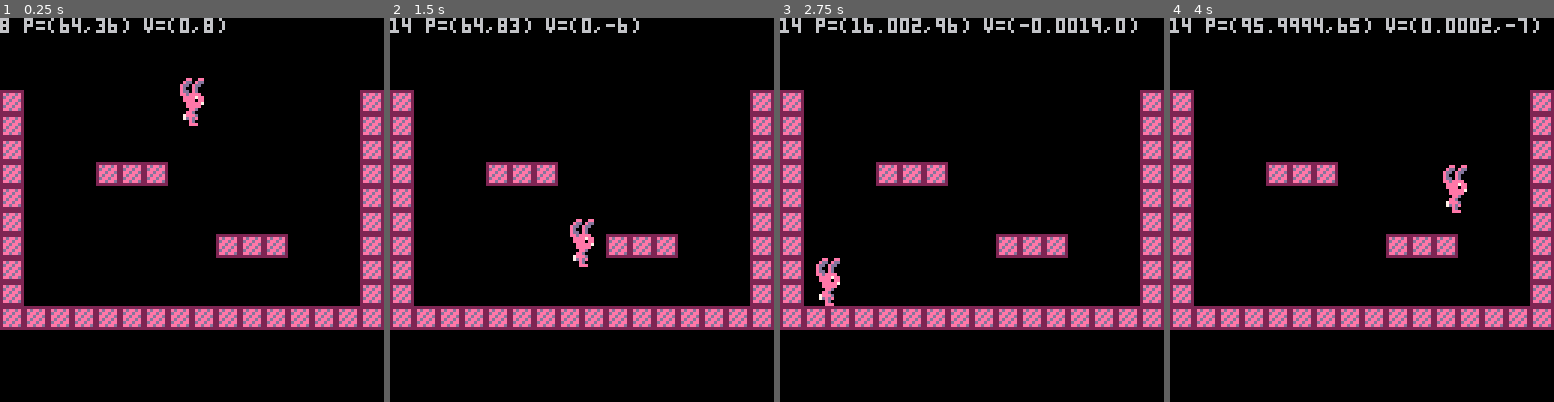
Above: before the commit, frames 1-4 (left to right).
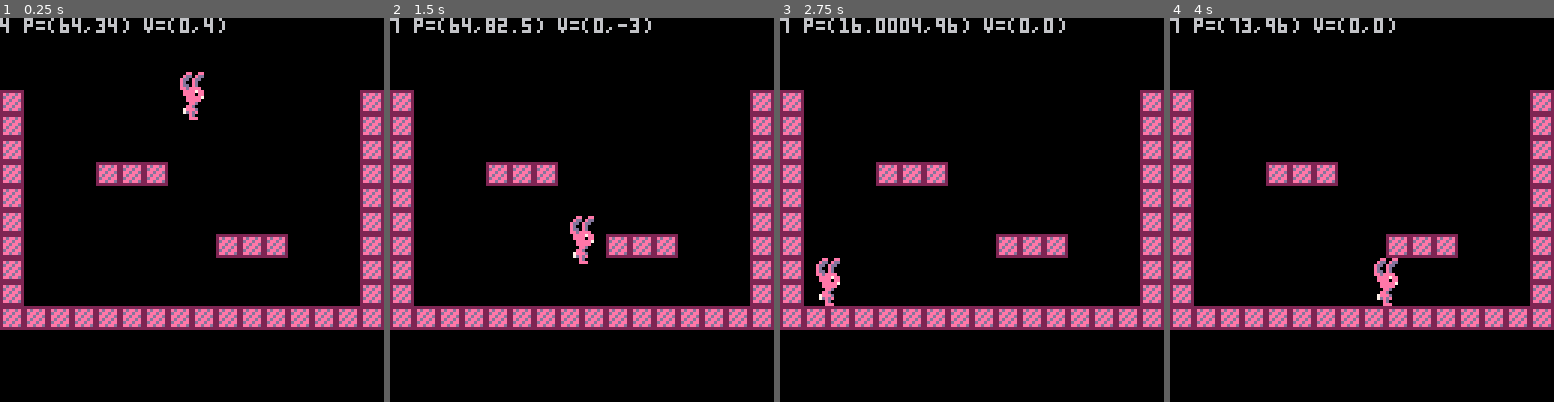
Above: after the commit, the same moments.

Repository: DeCarabas/pico_carts
Game: PICO-8 cartridge cb.p8
The game is run twice, just before and just after one commit, with the same random seed, the same clock (stepped at 60 frames per second) and the same inputs.
Inputs:
- Up to frame 1 (0.25 s): no input
- Up to frame 2 (1.5 s): tap O (Z key) at 0.33, 0.7, 1.43 s
- Up to frame 3 (2.75 s): hold Left 1.97-2.37 s; tap O (Z key) at 2.22 s
- Up to frame 4 (4 s): hold Right 2.87-3.53 s; tap O (Z key) at 3.1, 3.98 s

The runs differ from the first frame. In frame 1, 0.5% of the frame differs, in the area x 0-55%, y 0-29%; in frame 2, 1.3%; in frame 3, 1.1%; in frame 4, 2.4%, in the area x 0-97%, y 0-75%.

Commit message:
[cb] ....other collisions

Diff:
--- a/cb.p8
+++ b/cb.p8
@@ -35,7 +35,9 @@
   return sqrt(self.x*self.x+self.y*self.y)
 end
 function vec(x,y)
-  return setmetatable({x=x,y=y},vec2)
+  -- todo: if i don't end up using unpack here then
+  -- i can just remove that x,y thingy in there
+  return setmetatable({x,y,x=x,y=y},vec2)
 end
 
 local clock=0
@@ -49,26 +51,20 @@
 -- Physics constants, ala 2dengine.com
 -- TODO: obviously collapse for tokens
 local c_jump_height=32 -- in pixels
-local c_time_to_apex=8 -- in frames, not seconds!
+local c_time_to_apex=16 -- in frames, not seconds!
 local c_damping=1
 local c_gravity=2 * c_jump_height / (c_time_to_apex * c_time_to_apex)
 local c_jump_velocity=sqrt(2*c_jump_height*c_gravity)
 
-
-
-
 local dbg_max_mag=0
 
--- return a ground y if we hit one, otherwise nil
+-- todo: I feel like this should all be ... compressable.
+
 function find_ground(old_position,new_position,velocity)
-  -- scan in... direction....?
-  -- let's just scan down for now.
-  assert(velocity.y>0)
   local x,dx=old_position.x,velocity.x/velocity.y
 
-  -- iterate over the tiles in the y direction.
   for ty=old_position.y\8,new_position.y\8 do
-    for tx=(x-4)\8,(x+4)\8 do
+    for tx=(x-3)\8,(x+3)\8 do
       local tile=mget(tx,ty)
       if fget(tile,0) then
         return ty*8
@@ -78,7 +74,50 @@
   end
 end
 
-function _update()
+function find_ceiling(old_position,new_position,velocity)
+  local x,dx=old_position.x,velocity.x/velocity.y
+
+  for ty=(old_position.y-16)\8,(new_position.y-16)\8,-1 do
+    for tx=(x-3)\8,(x+3)\8 do
+      local tile=mget(tx,ty)
+      if fget(tile,0) then
+        return ty*8+8
+      end
+    end
+    x += dx
+  end
+end
+
+function find_wall_right(old_position,new_position,velocity)
+  local y,dy=old_position.y,velocity.y/velocity.x
+
+  for tx=(old_position.x+4)\8,(new_position.x+4)\8 do
+    for ty=(y-15)\8,(y-1)\8 do
+      local tile=mget(tx,ty)
+      if fget(tile,0) then
+        return tx*8
+      end
+    end
+    y += dy
+  end
+end
+
+function find_wall_left(old_position,new_position,velocity)
+  local y,dy=old_position.y,velocity.y/velocity.x
+
+  for tx=(old_position.x-4)\8,(new_position.x-4)\8,-1 do
+    for ty=(y-15)\8,(y-1)\8 do
+      local tile=mget(tx,ty)
+      if fget(tile,0) then
+        return tx*8+8
+      end
+    end
+    y += dy
+  end
+end
+
+
+function _update60()
   -- ===========================
   -- A global clock to drive
   -- animations and stuff
@@ -101,11 +138,11 @@
   local walking
   if btn(⬅️) then
     walking = true
-    player_velocity.x -= 4
+    player_velocity.x -= 2
   end
   if btn(➡️) then
     walking = true
-    player_velocity.x += 4
+    player_velocity.x += 2
   end
 
   if btn(🅾️) and player_grounded then
@@ -125,12 +162,37 @@
   if player_velocity.y>0 then
     local ground_y = find_ground(player_position,new_position,player_velocity)
     if ground_y then
-      -- not: not updating new_position.x here and I slide along the ground
       new_position.y = ground_y
       player_velocity.y = 0
       player_grounded = true
     else
       player_grounded = false
+    end
+  elseif player_velocity.y<0 then
+    local ceiling_y = find_ceiling(player_position,new_position,player_velocity)
+    if ceiling_y then
+      new_position.y = ceiling_y+16
+      player_velocity.y = 0
+    end
+  end
+
+  if player_velocity.x>0 then
+    local wall_x = find_wall_right(player_position,new_position,player_velocity)
+    if wall_x then
+      new_position.x = wall_x - 5
+      player_velocity.x = 0
+      player_wall_right = true
+    else
+      player_wall_right = false
+    end
+  elseif player_velocity.x<0 then
+    local wall_x = find_wall_left(player_position,new_position,player_velocity)
+    if wall_x then
+      new_position.x = wall_x + 5
+      player_velocity.x = 0
+      player_wall_right = true
+    else
+      player_wall_right = false
     end
   end
 
